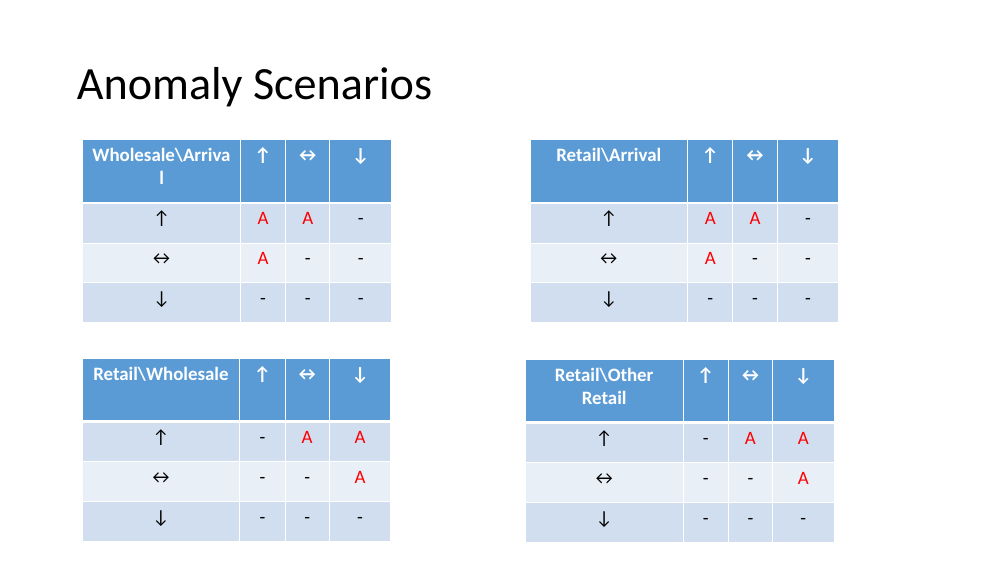
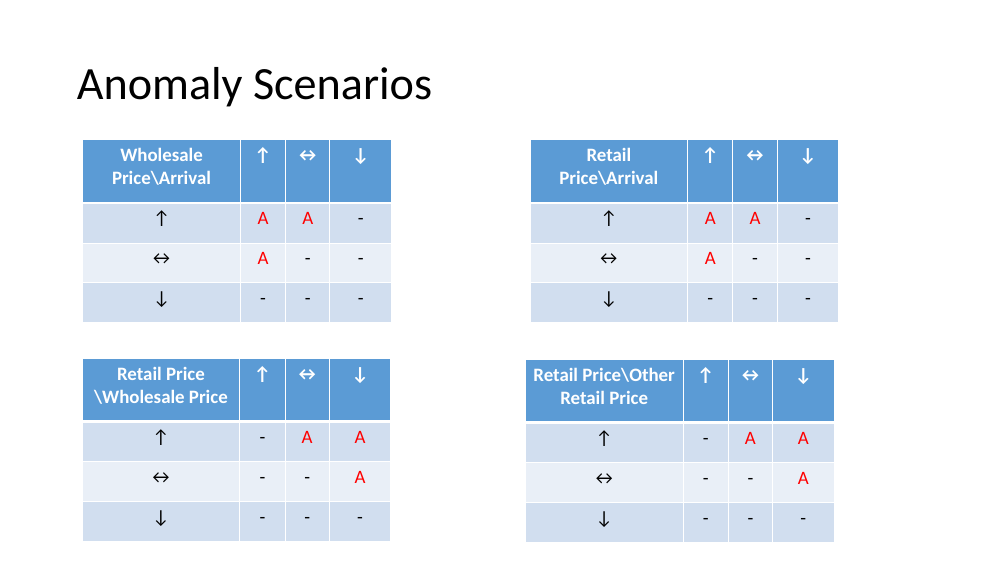
Before and after one commit to baldvaritesh/mtp, a slide deck: slide 4 of thesisPresentation/Thesis - Updated.pptx. Drawn at 1008x567 pixels with LibreOffice and Linux fonts; fonts in the diff are those of the drawing. Boxes give left, top, right and bottom in pixels: in the first picture for what was removed or moved away, otherwise in the second. Text is boxed around its words. In the diff, an @@ line names an element or a change of style, - is before the commit and + after.

```diff
--- a/thesisPresentation/Thesis - Updated.pptx
+++ b/thesisPresentation/Thesis - Updated.pptx
@@ table at box(83, 140, 392, 323) @@
-row 1, column 1: Wholesale\Arrival
+row 1, column 1: Wholesale Price\Arrival
@@ table at box(530, 140, 839, 323) @@
-row 1, column 1: Retail\Arrival
+row 1, column 1: Retail Price\Arrival
@@ table at box(82, 358, 391, 541) @@
-row 1, column 1: Retail\Wholesale
+row 1, column 1: Retail Price / \Wholesale Price
@@ table at box(526, 360, 834, 543) @@
-row 1, column 1: Retail\Other Retail
+row 1, column 1: Retail Price\Other Retail Price
```
Also in this commit, not shown: 8 other slides changed.
